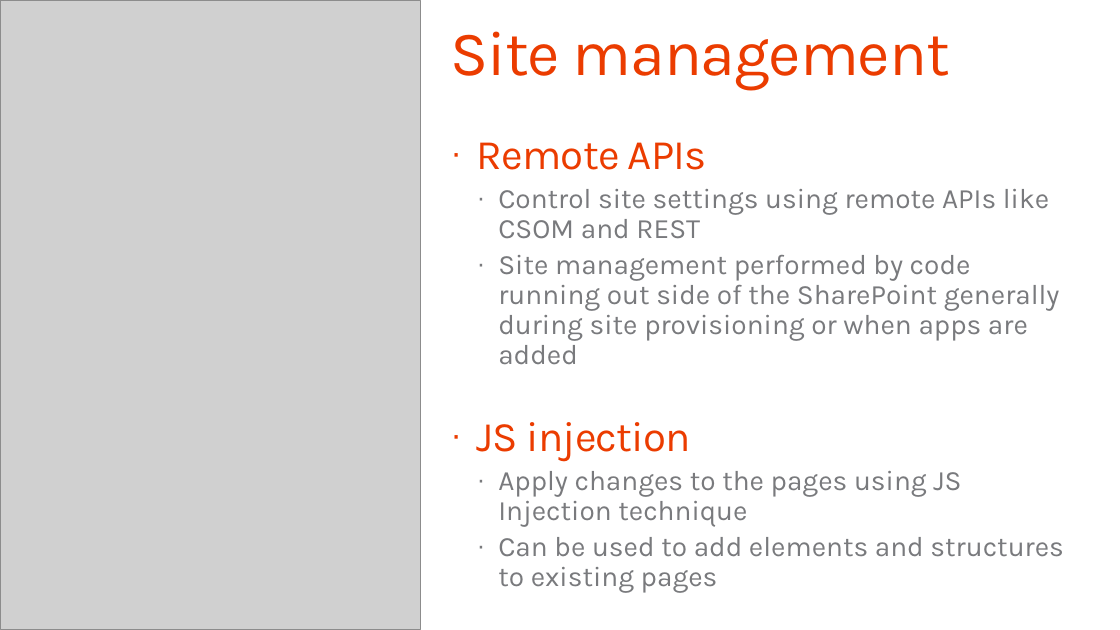
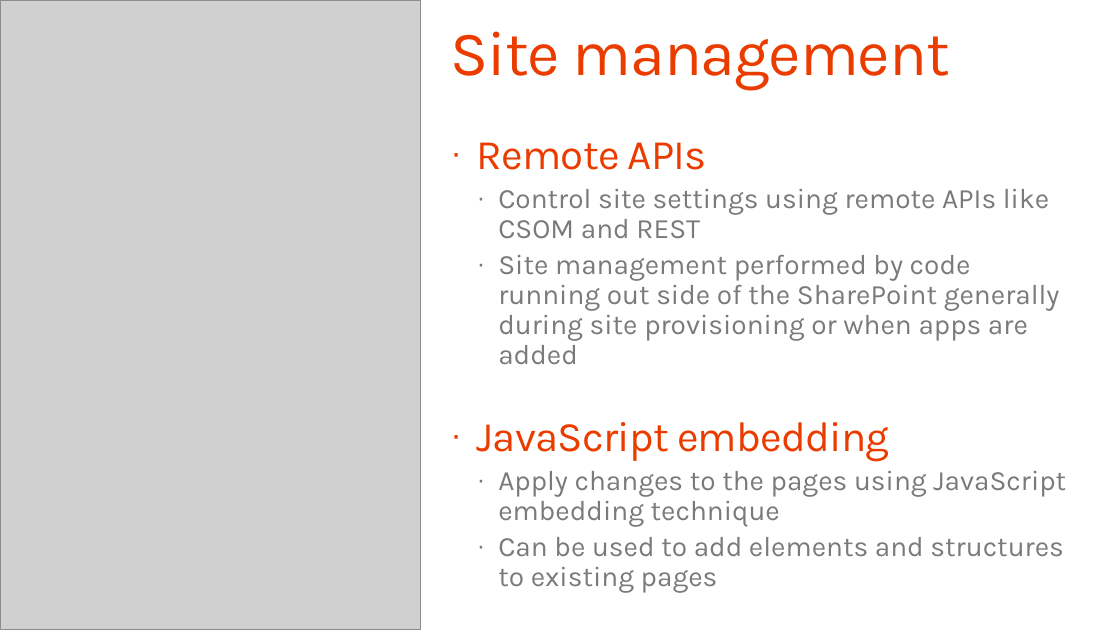
Before and after one commit to fabbbiob/TrainingContent, a slide deck: slide 7 of O3658/02 Managing site settings using app model/2_SiteManagement.pptx. Drawn at 1120x630 pixels with LibreOffice and Linux fonts; fonts in the diff are those of the drawing; grey boxes stand for pictures; background and template pictures are left out. Boxes give left, top, right and bottom in pixels: in the first picture for what was removed or moved away, otherwise in the second. Text is boxed around its words. In the diff, an @@ line names an element or a change of style, - is before the commit and + after.

Commit message:
Lab fixes, updates on decks and readme files on the JS embedding naming change

```diff
--- a/O3658/02 Managing site settings using app model/2_SiteManagement.pptx
+++ b/O3658/02 Managing site settings using app model/2_SiteManagement.pptx
@@ text at [477, 422, 1066, 527]: text changed @@
-· JS injection
-  · Apply changes to the pages using JS Injection technique
+· JavaScript embedding
+  · Apply changes to the pages using JavaScript embedding technique
```
Also in this commit, not shown: 8 other slides changed, 4 other files.
